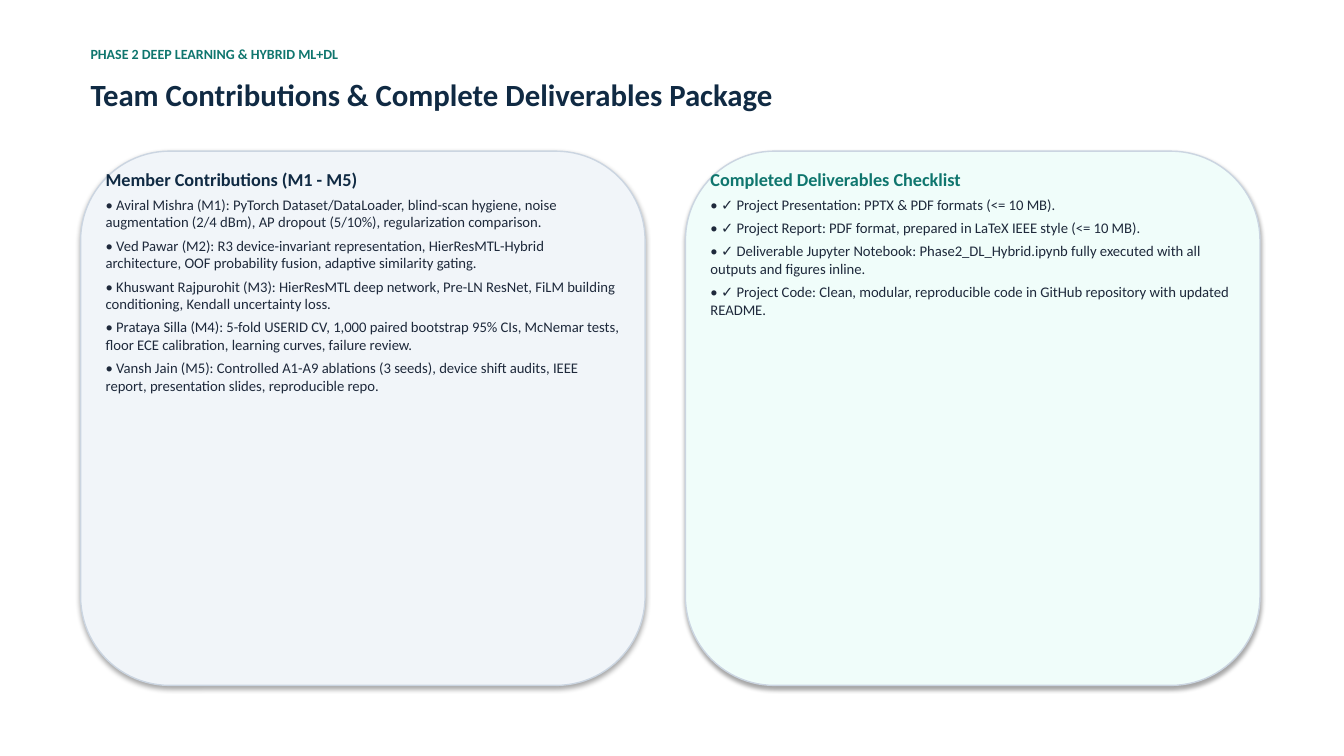
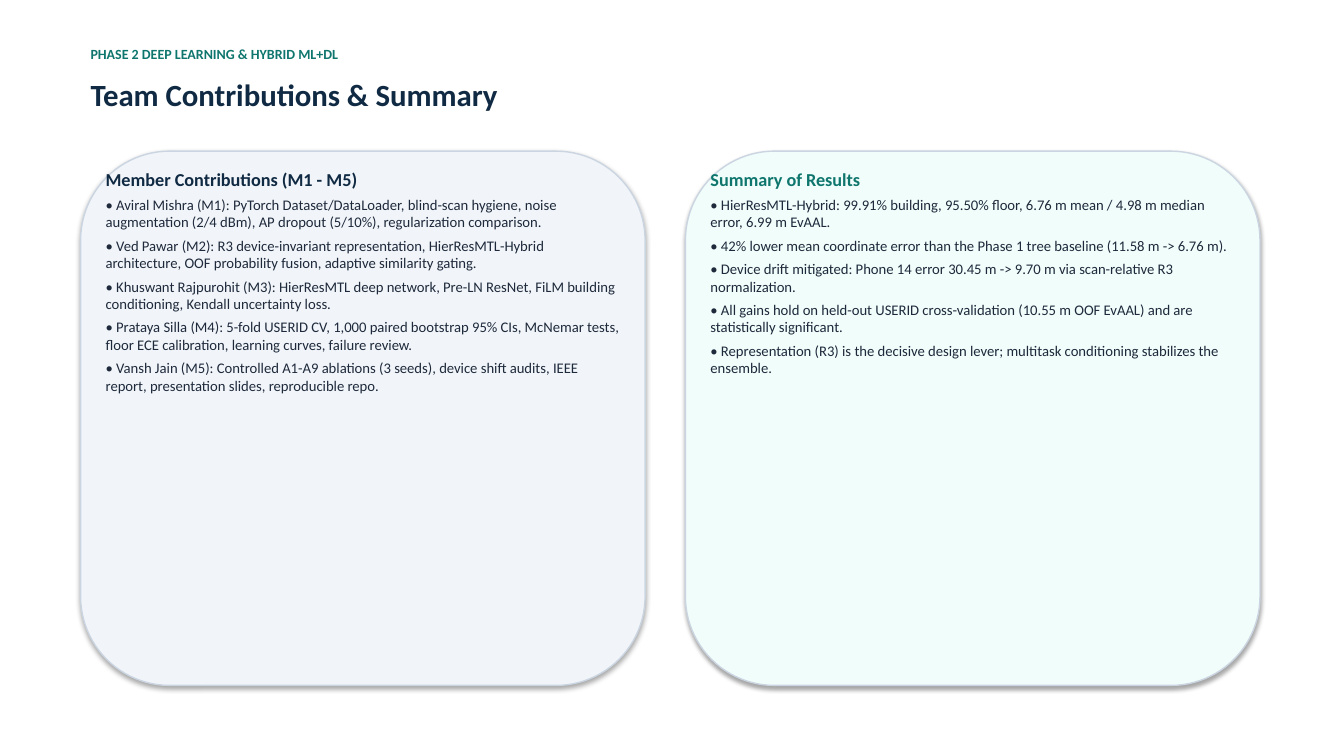
Before and after one commit to vedpawar2254/Indoor-location-prediction-using-wifi-signals, a slide deck: slide 12 of presentation/Phase2_Presentation.pptx. Drawn at 1344x756 pixels with LibreOffice and Linux fonts; fonts in the diff are those of the drawing. Boxes give left, top, right and bottom in pixels: in the first picture for what was removed or moved away, otherwise in the second. Text is boxed around its words. In the diff, an @@ line names an element or a change of style, - is before the commit and + after.

Commit message:
Fix presentation layout, stale diagram numbers, and remove deliverables list
Architecture diagram (p2_architecture_diagram.png):
- Update hardcoded Hybrid Output numbers from the old 100.0% / 95.8% / 6.88 m to
  the current 99.91% building, 95.50% floor, 6.99 m EvAAL.

Presentation deck (both PPTX and reportlab-PDF paths):
- Fix card text clipping: make_card_table now wraps to the actual outer-column
  width instead of a fixed 225 pt, so metric bullets (e.g. '... 11.58 m Mean |
  12.00 m EvAAL') no longer run off the card edge.
- Fix slide-title clipping: widen the title box and shrink the font for long
  titles so headers like 'Proposed HierResMTL Deep Multitask Network & Training
  Dynamics' stay on one line.
- Remove the deliverables checklist from the final slide (PPTX) and the
  deliverables bullet (PDF); replace with a results/takeaways summary. Member
  contributions are kept.
- Replace the stale per-component ablation deltas (+2.03 / +2.94 / +2.72 m, which
  predate the honest re-run) with the correct framing: component ablations move
  Fold-0 EvAAL by <1 m (within seed noise); only the R3 representation is decisive.

Rebuilt the deck (PPTX + PDF), the report PDF, and the viewer notebook.

```diff
--- a/presentation/Phase2_Presentation.pptx
+++ b/presentation/Phase2_Presentation.pptx
@@ text at (91, 84, 498, 111): text changed @@
-Team Contributions & Complete Deliverables Package
+Team Contributions & Summary
@@ text at (710, 173, 1227, 373): text changed @@
-Completed Deliverables Checklist
-• ✓ Project Presentation: PPTX & PDF formats (<= 10 MB).
-• ✓ Project Report: PDF format, prepared in LaTeX IEEE style (<= 10 MB).
-• ✓ Deliverable Jupyter Notebook: Phase2_DL_Hybrid.ipynb fully executed with all outputs and figures inline.
-• ✓ Project Code: Clean, modular, reproducible code in GitHub repository with updated README.
+Summary of Results
+• HierResMTL-Hybrid: 99.91% building, 95.50% floor, 6.76 m mean / 4.98 m median error, 6.99 m EvAAL.
+• 42% lower mean coordinate error than the Phase 1 tree baseline (11.58 m -> 6.76 m).
+• Device drift mitigated: Phone 14 error 30.45 m -> 9.70 m via scan-relative R3 normalization.
+• All gains hold on held-out USERID cross-validation (10.55 m OOF EvAAL) and are statistically significant.
+• Representation (R3) is the decisive design lever; multitask conditioning stabilizes the ensemble.
```
Also in this commit, not shown: 10 other slides changed, 7 other files.
